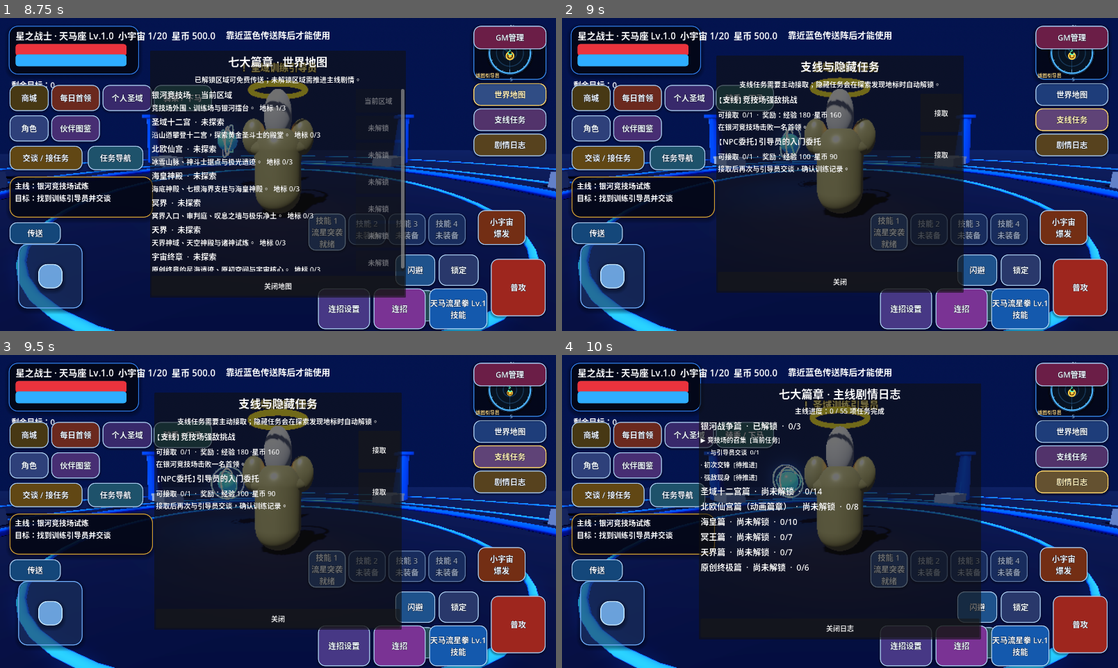
Above: before the commit, frames 1-4 (two rows, left to right).
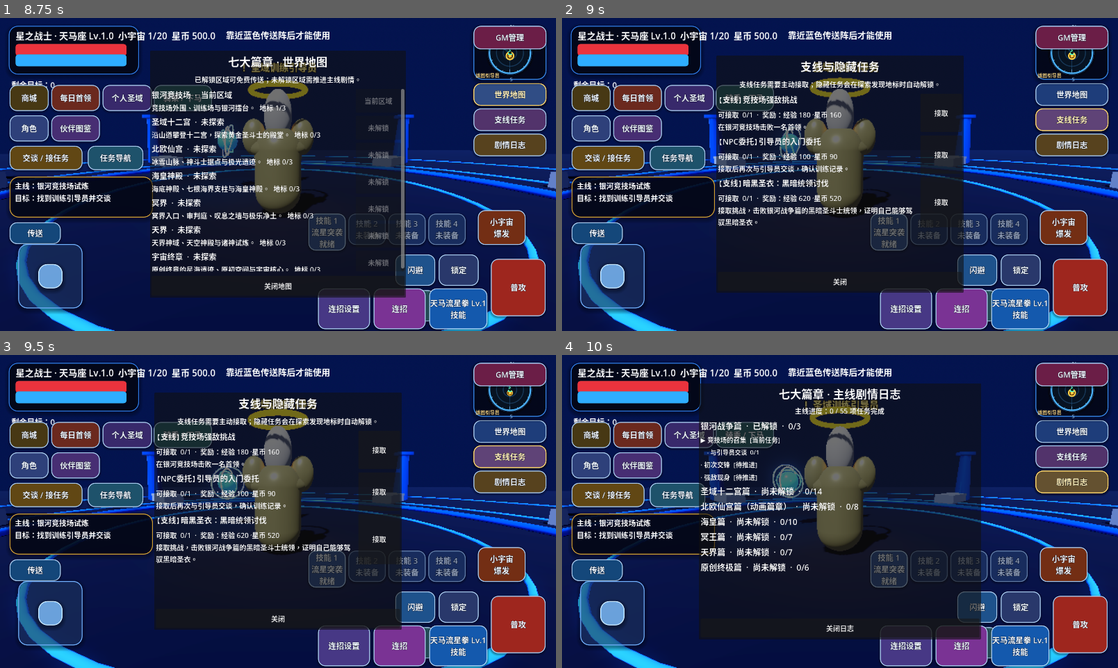
Above: after the commit, the same moments.

Repository: Qazwesrd/Saint-Seiya-Universe-War
Game: Godot game, scene res://scenes/main_menu.tscn
Same seed, same stepped clock (60 frames per second), same inputs: the game is played once before the commit and once after it.
Inputs (mouse positions are in pixels of both pictures, inside the frame that each line leads up to):
- Up to frame 1 (8.75 s): click "开始新游戏 / 新建存档" at 0.5 s; click "开始新游戏 / 新建存档" at 1.25 s; click "继续游戏 / 存档管理" at 2 s; click "游戏设置" at 2.75 s; click "读取" at 3.5 s; click "交谈 / 接任务" at 4.25 s; click "任务导航" at 5 s; tap Enter (ui_accept) at 5.75, 6.02, 6.32 s; move the mouse to (250, 237) at 5.77 s; hold Up (ui_up) 5.78-6.5 s; click (250, 237) at 5.92 s; drag from (444, 221) to (250, 237) at 6.52 s; click "传送" at 7.25 s; click "世界地图" at 8 s
- Up to frame 2 (9 s): click "支线任务" at 8.75 s
- Up to frame 3 (9.5 s): no input
- Up to frame 4 (10 s): click "剧情日志" at 9.5 s

Frame 1 is identical in both runs. In frame 2, 1.3% of the frame differs, in the area x 28-72%, y 50-67%; in frame 3, 1.3%; in frame 4, nothing differs.

Commit message:
Add Dark Saint commander challenge quest

Diff:
--- a/game/scripts/side_quest_manager.gd
+++ b/game/scripts/side_quest_manager.gd
@@ -23,7 +23,8 @@
 	{"id":"side_heaven_boss","chapter_id":"heaven","kind":"side","name":"天界试炼者","description":"在天界击败一名首领。","trigger":"boss_defeated","target":1,"exp":680,"coins":560},
 	{"id":"hidden_heaven_temple","chapter_id":"heaven","kind":"hidden","name":"神殿的星辉","description":"探索天空神殿，发现神域留下的星辉。","trigger":"landmark_discovered","landmark_id":"heaven_temple","target":1,"exp":420,"coins":380},
 	{"id":"side_final_boss","chapter_id":"original_final","kind":"side","name":"原初强敌挑战","description":"在宇宙终章击败一名首领。","trigger":"boss_defeated","target":1,"exp":900,"coins":760},
-	{"id":"hidden_final_primordial","chapter_id":"original_final","kind":"hidden","name":"原初虚空的记忆","description":"探索原初虚空，找回宇宙最初的记忆。","trigger":"landmark_discovered","landmark_id":"final_primordial","target":1,"exp":600,"coins":520}
+	{"id":"hidden_final_primordial","chapter_id":"original_final","kind":"hidden","name":"原初虚空的记忆","description":"探索原初虚空，找回宇宙最初的记忆。","trigger":"landmark_discovered","landmark_id":"final_primordial","target":1,"exp":600,"coins":520},
+	{"id":"side_dark_knight_trial","chapter_id":"galaxy_wars","kind":"side","name":"暗黑圣衣：黑暗统领讨伐","description":"接取挑战，击败银河战争篇的黑暗圣斗士统领，证明自己能够驾驭黑暗圣衣。","trigger":"dark_boss_defeated","required_archetype_id":"dark_black_knight_champion","target":1,"exp":620,"coins":520}
 ]
 const STATE_KEY := "side_quest_state"
 var state: Dictionary = {}
@@ -91,6 +92,9 @@
 	var chapter_id := str(context.get("chapter_id", ""))
 	for quest in QUESTS:
 		if str(quest.get("chapter_id", "")) != chapter_id or str(quest.get("trigger", "")) != event_type:
+			continue
+		var required_archetype := str(quest.get("required_archetype_id", ""))
+		if not required_archetype.is_empty() and str(context.get("archetype_id", "")) != required_archetype:
 			continue
 		var quest_id := str(quest.get("id", ""))
 		if state["claimed"].has(quest_id):
